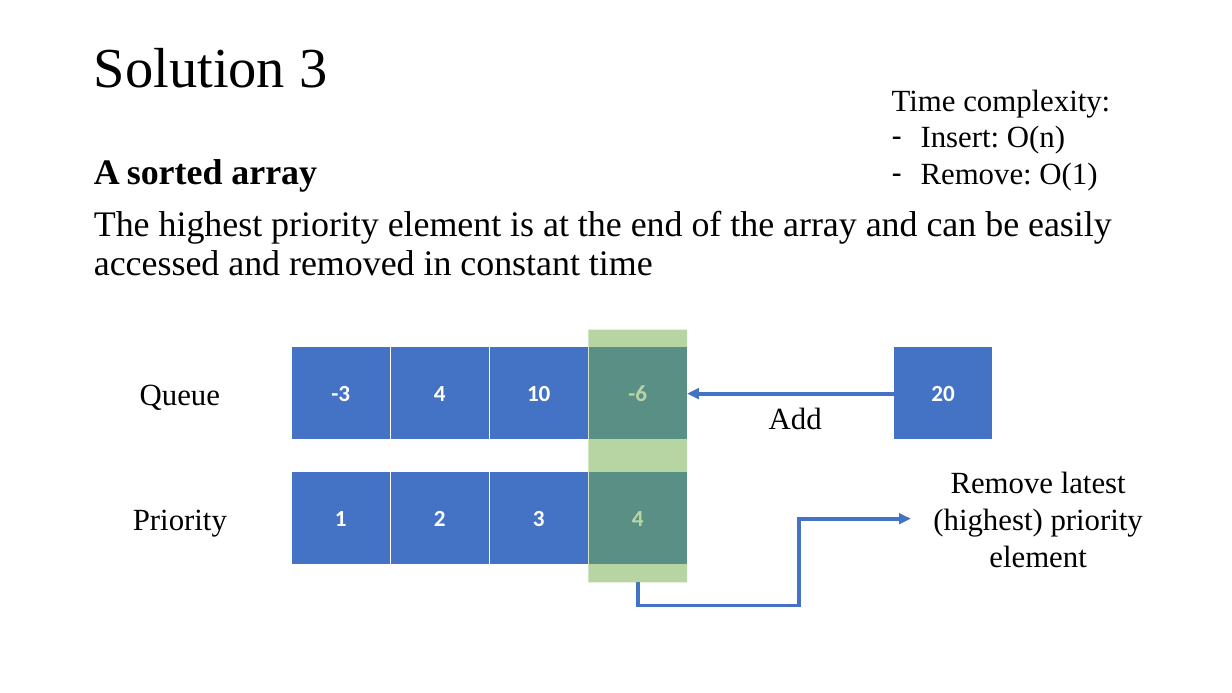
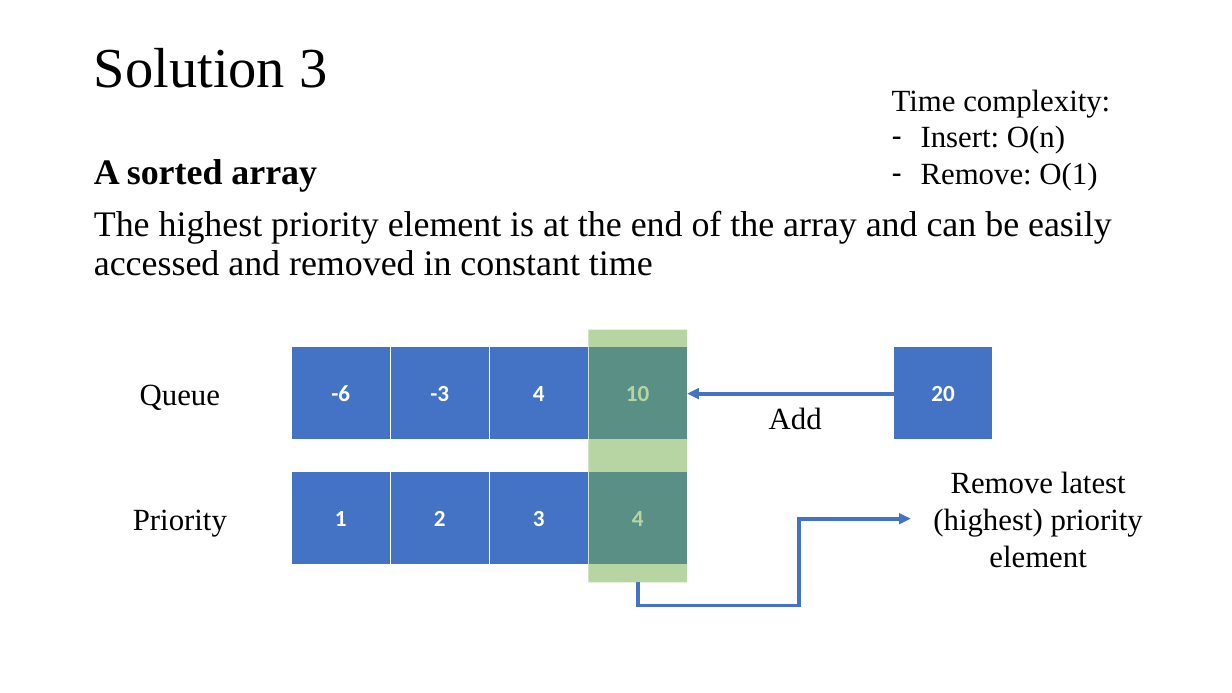
Before and after one commit to tamlhp/2801ict, a slide deck: slide 12 of week-2/problem-set/2801ict-week2.pptx. Drawn at 1232x693 pixels with LibreOffice and Linux fonts; fonts in the diff are those of the drawing. Boxes give left, top, right and bottom in pixels: in the first picture for what was removed or moved away, otherwise in the second. Text is boxed around its words. In the diff, an @@ line names an element or a change of style, - is before the commit and + after.

Commit message:
sync

```diff
--- a/week-2/problem-set/2801ict-week2.pptx
+++ b/week-2/problem-set/2801ict-week2.pptx
@@ table at [291,347,687,441] @@
-row 1: -3 | 4 | 10 | -6
+row 1: -6 | -3 | 4 | 10
```
